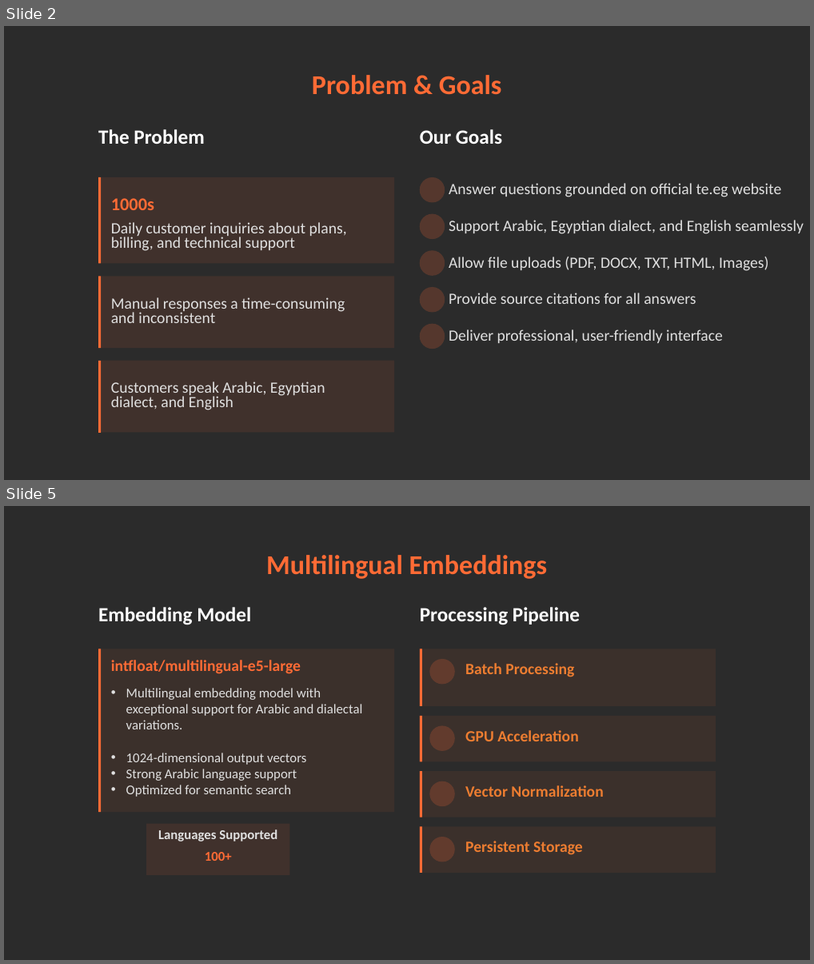
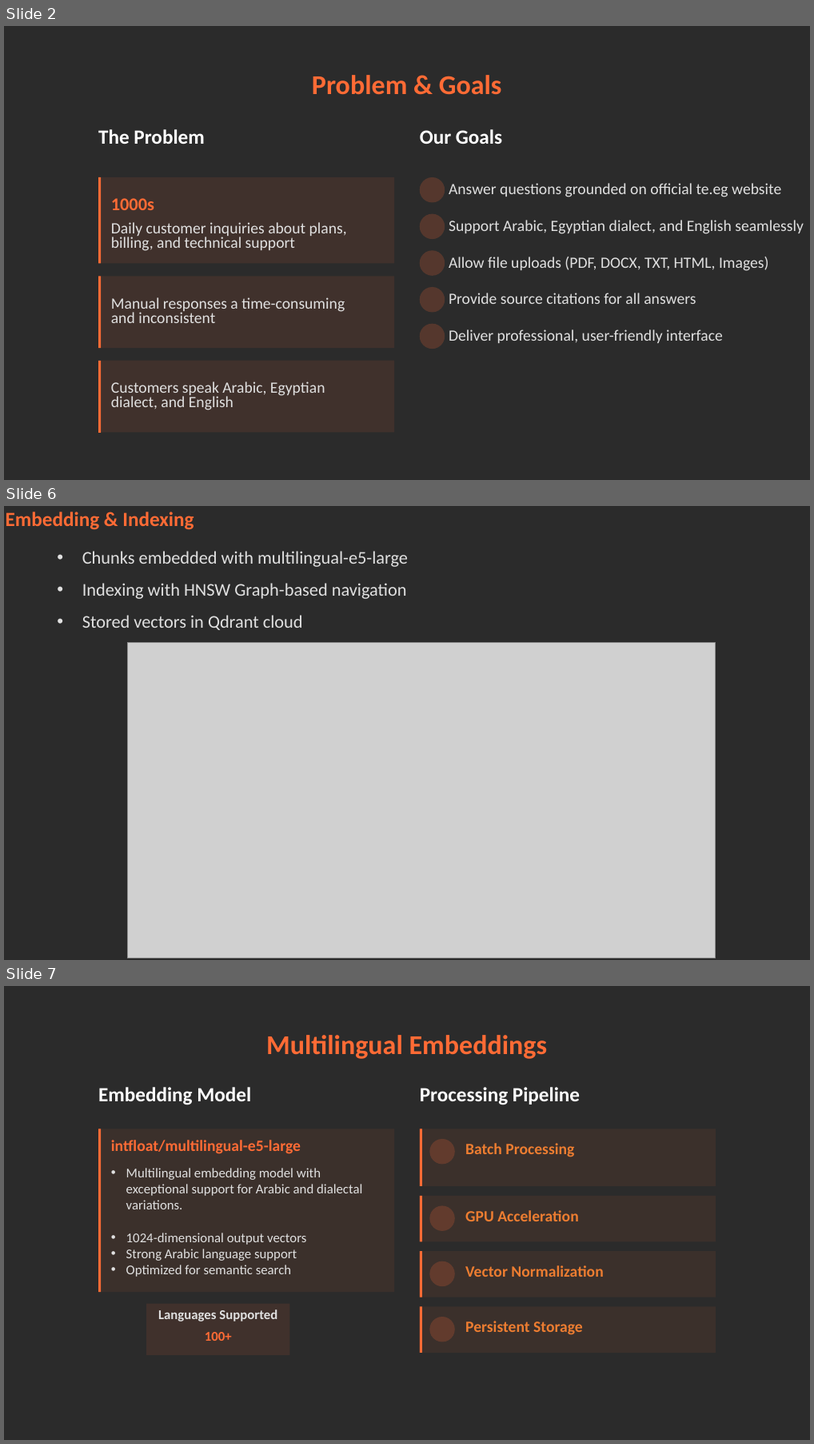
Before and after one commit to MohamedSaeed130/Telecom-Egypt-mini-chatbot, a slide deck: Telecom_Egypt_RAG_Presentation.pptx. Shown one above the other, each under a label of ours: slides 2 and 5 before the commit, slides 2, 6 and 7 after it; the slides between them are not shown. The pictures are 814x964 and 814x1444 pixels, drawn with LibreOffice and Linux fonts; fonts in the diff are those of the drawing; grey boxes stand for pictures; background and template pictures are left out; a plain dark background stands for a picture behind light text. Boxes give left, top, right and bottom in pixels: in the first picture for what was removed or moved away, otherwise in the second. Text is boxed around its words. In the diff, an @@ line names an element or a change of style, - is before the commit and + after.

Commit message:
qdrant update

```diff
--- a/Telecom_Egypt_RAG_Presentation.pptx
+++ b/Telecom_Egypt_RAG_Presentation.pptx
@@ slide 6 added at <box>4,506,810,960</box>, background picture (left out) @@
@@ text added at <box>6,512,194,530</box>, 18 pt, text #FF6B35, bold @@
+Embedding & Indexing
@@ text added at <box>82,551,408,630</box>, 16 pt, text #E0E0E0 @@
+• Chunks embedded with multilingual-e5-large
+• Indexing with HNSW Graph-based navigation
+• Stored vectors in Qdrant cloud
@@ picture added at <box>127,642,715,957</box> @@
@@ what was slide 5 is now slide 7 @@
```
Also in this commit, not shown: 3 slides changed, 3 other slides added, 1 slide removed, 1 other file.
